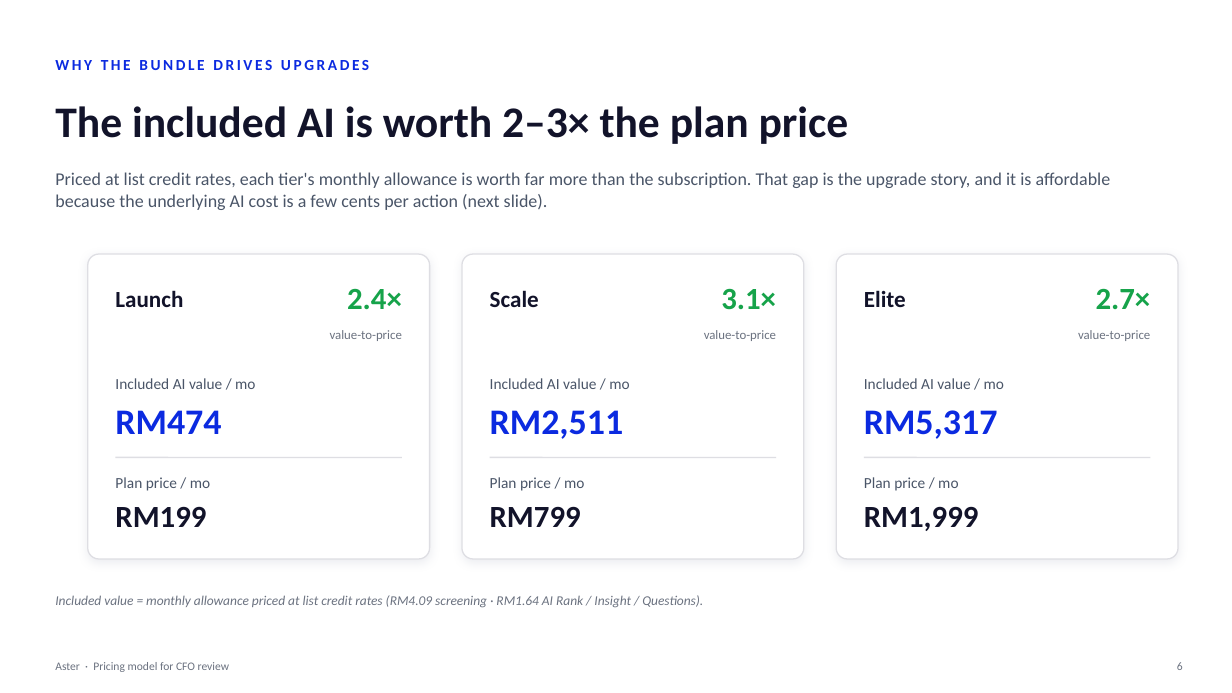
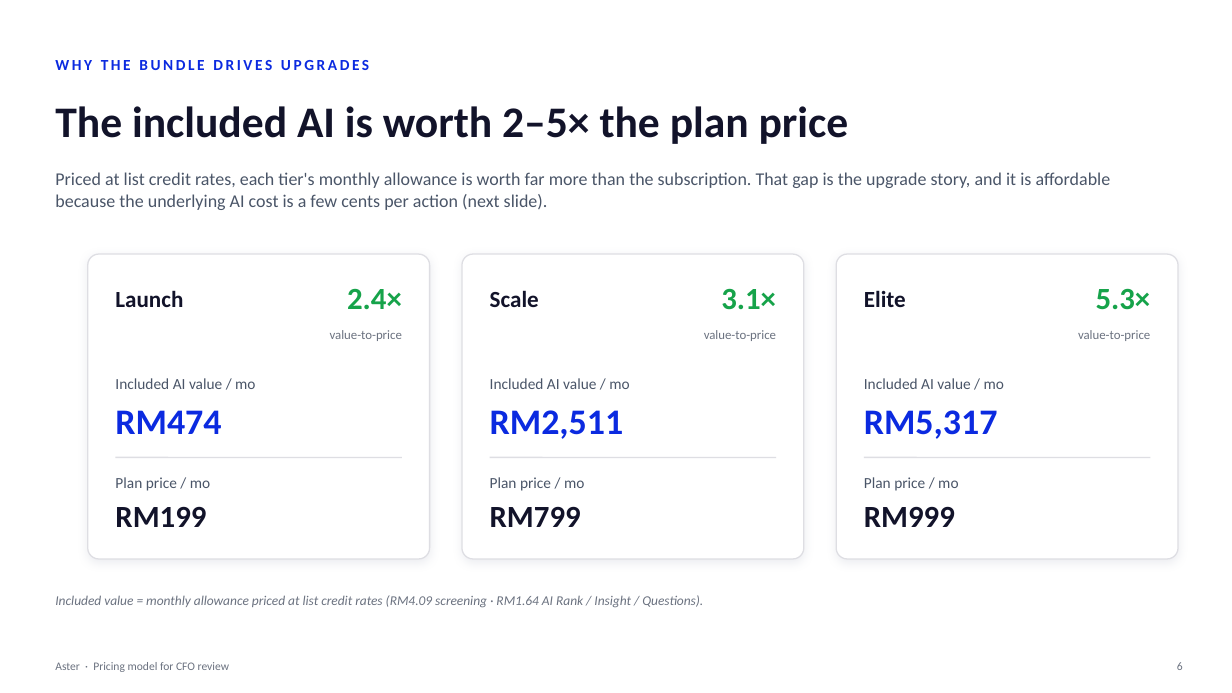
Before and after one commit to shahramly83/aster, a slide deck: slide 6 of docs/aster-pricing-cfo.pptx. Drawn at 1232x693 pixels with LibreOffice and Linux fonts; fonts in the diff are those of the drawing. Boxes give left, top, right and bottom in pixels: in the first picture for what was removed or moved away, otherwise in the second. Text is boxed around its words. In the diff, an @@ line names an element or a change of style, - is before the commit and + after.

```diff
--- a/docs/aster-pricing-cfo.pptx
+++ b/docs/aster-pricing-cfo.pptx
@@ text at (55, 106, 849, 144): text changed @@
-The included AI is worth 2–3× the plan price
+The included AI is worth 2–5× the plan price
@@ text at (1096, 288, 1151, 310): text changed @@
-2.7×
+5.3×
@@ text at (864, 506, 955, 527): text changed @@
-RM1,999
+RM999
```
Also in this commit, not shown: 5 other slides changed.
